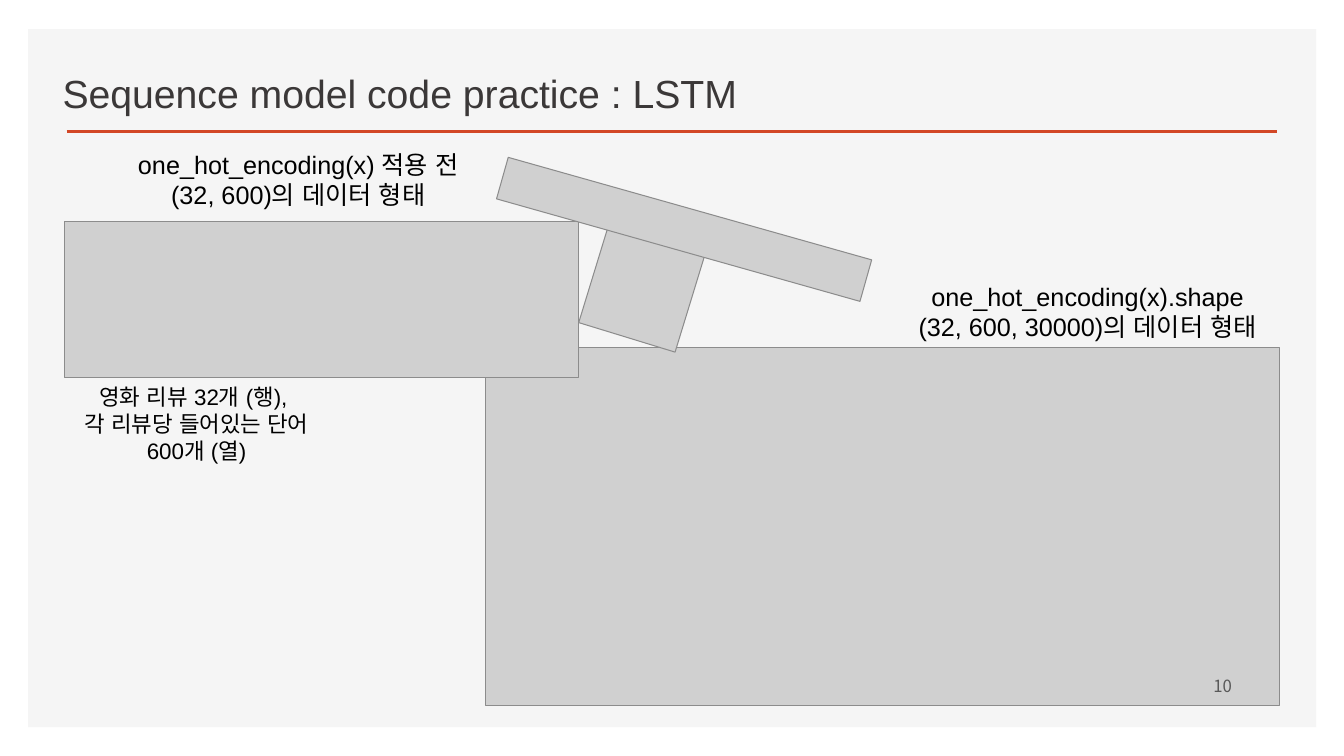
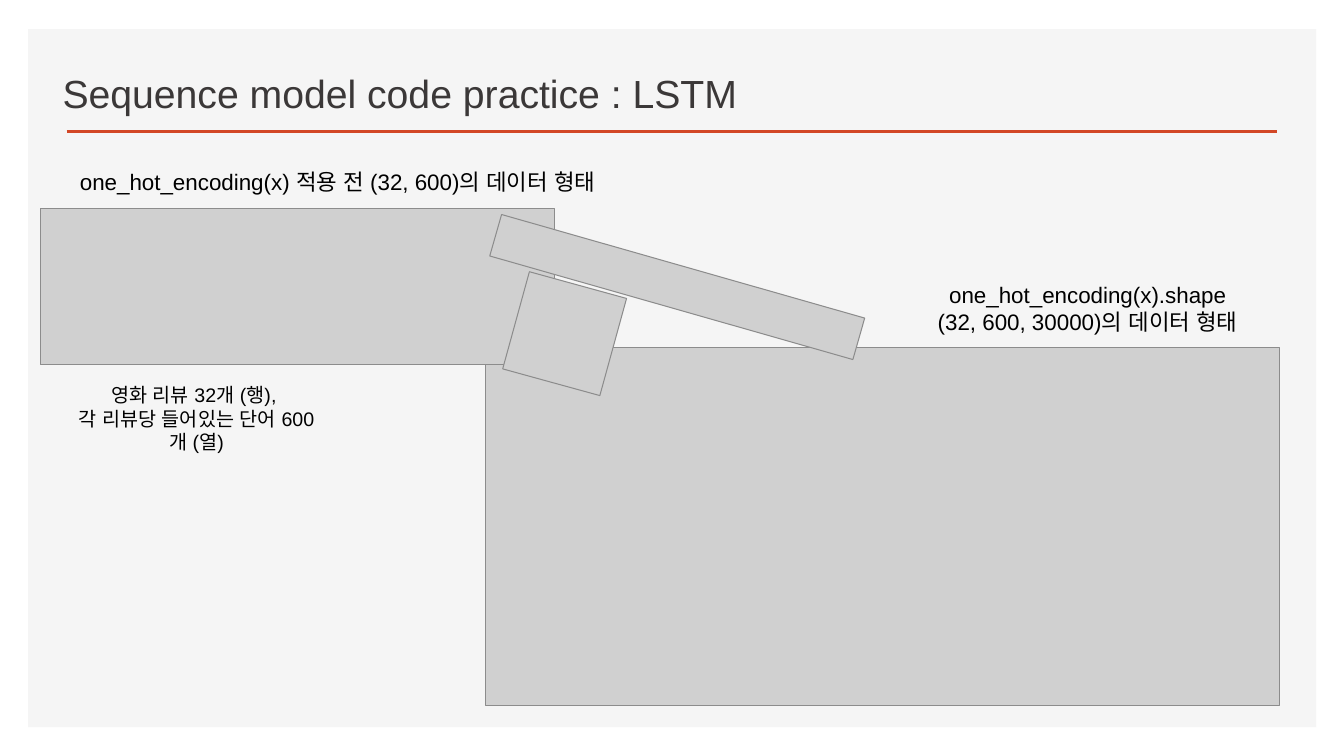
Before and after one commit to ancestor9/2026_Fall_Deep-Learning-with-Python, a slide deck: slide 10 of Chapter 14 Text classification.pptx. Drawn at 1344x756 pixels with LibreOffice and Linux fonts; fonts in the diff are those of the drawing; grey boxes stand for pictures; background and template pictures are left out. Boxes give left, top, right and bottom in pixels: in the first picture for what was removed or moved away, otherwise in the second. Text is boxed around its words. In the diff, an @@ line names an element or a change of style, - is before the commit and + after.

```diff
--- a/Chapter 14 Text classification.pptx
+++ b/Chapter 14 Text classification.pptx
@@ text at [80, 171, 595, 195]: text changed; size 18 to 16 pt @@
-one_hot_encoding(x) 적용 전
-(32, 600)의 데이터 형태
+one_hot_encoding(x) 적용 전 (32, 600)의 데이터 형태
@@ picture: place and size @@
-picture at [65, 222, 579, 378]
+picture at [40, 209, 555, 365]
@@ picture: place and size @@
-picture at [496, 157, 872, 301]
+picture at [490, 214, 866, 359]
@@ picture removed at [579, 226, 705, 352] @@
@@ picture added at [503, 272, 627, 396] @@
@@ text "one_hot_encoding(x).shape" at [938, 286, 1237, 335]: size 18 to 16 pt @@
@@ text "영화 리뷰 32개 (행)," at [79, 385, 277, 453]: size 16 to 14 pt @@
@@ page number removed at [1213, 679, 1232, 692] @@
-10
```
Also in this commit, not shown: 1 other slide changed.
